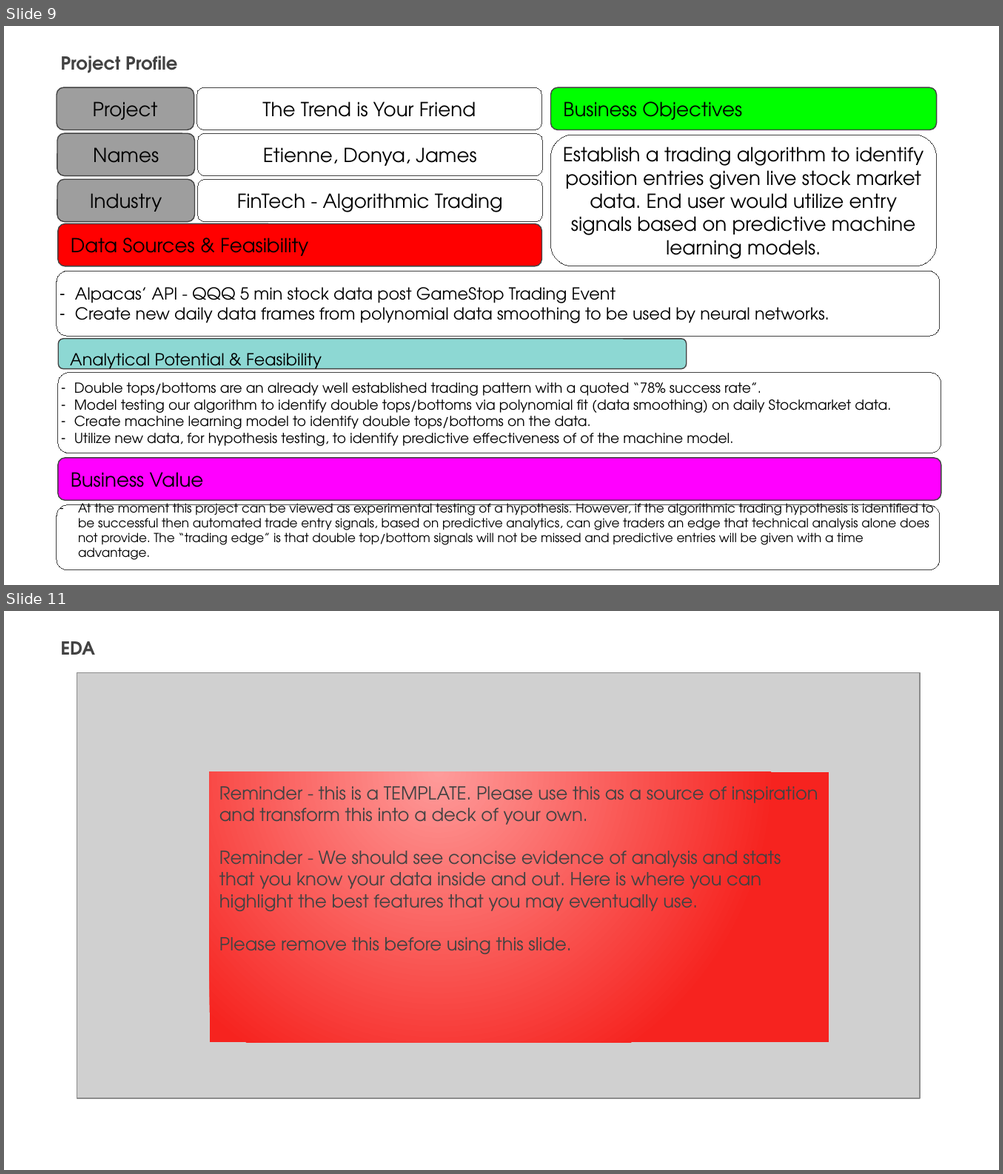
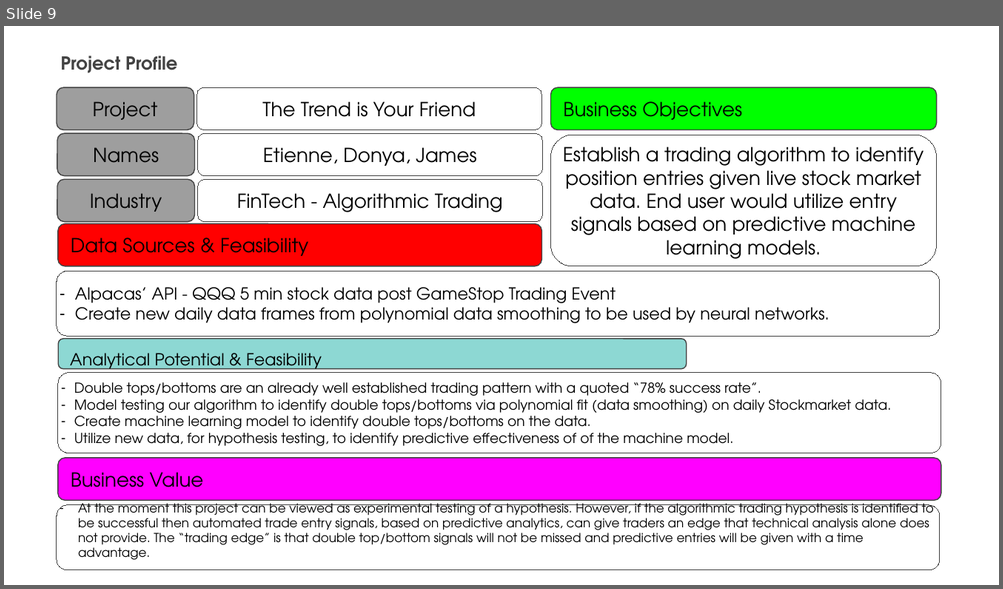
Before and after one commit to dahmadi/TheTrendIsYourFriend, a slide deck: Resources/Capstone 2 Deliverables.pptx. Shown one above the other, each under a label of ours: slides 9 and 11 before the commit, slide 9 after it; the slides between them are not shown. The pictures are 1003x1174 and 1003x589 pixels, drawn with LibreOffice and Linux fonts; fonts in the diff are those of the drawing; grey boxes stand for pictures. Boxes give left, top, right and bottom in pixels: in the first picture for what was removed or moved away, otherwise in the second. Text is boxed around its words. In the diff, an @@ line names an element or a change of style, - is before the commit and + after.

Commit message:
updated EDA. PPT. added images

```diff
--- a/Resources/Capstone 2 Deliverables.pptx
+++ b/Resources/Capstone 2 Deliverables.pptx
@@ slide 11 removed at [4,611,999,1170], background #FFFFFF @@
@@ text removed at [61,641,96,655] @@
-EDA
@@ picture removed at [77,672,919,1099] @@
@@ rectangle removed at [210,772,830,1042] @@
@@ text removed at [219,786,818,954] @@
-Reminder - this is a TEMPLATE. Please use this as a source of inspiration and transform this into a deck of your own.
-Reminder - We should see concise evidence of analysis and stats that you know your data inside and out. Here is where you can highlight the best features that you may eventually use.
-Please remove this before using this slide.
```
Also in this commit, not shown: 2 slides added, 1 other slide removed, 5 other files.
